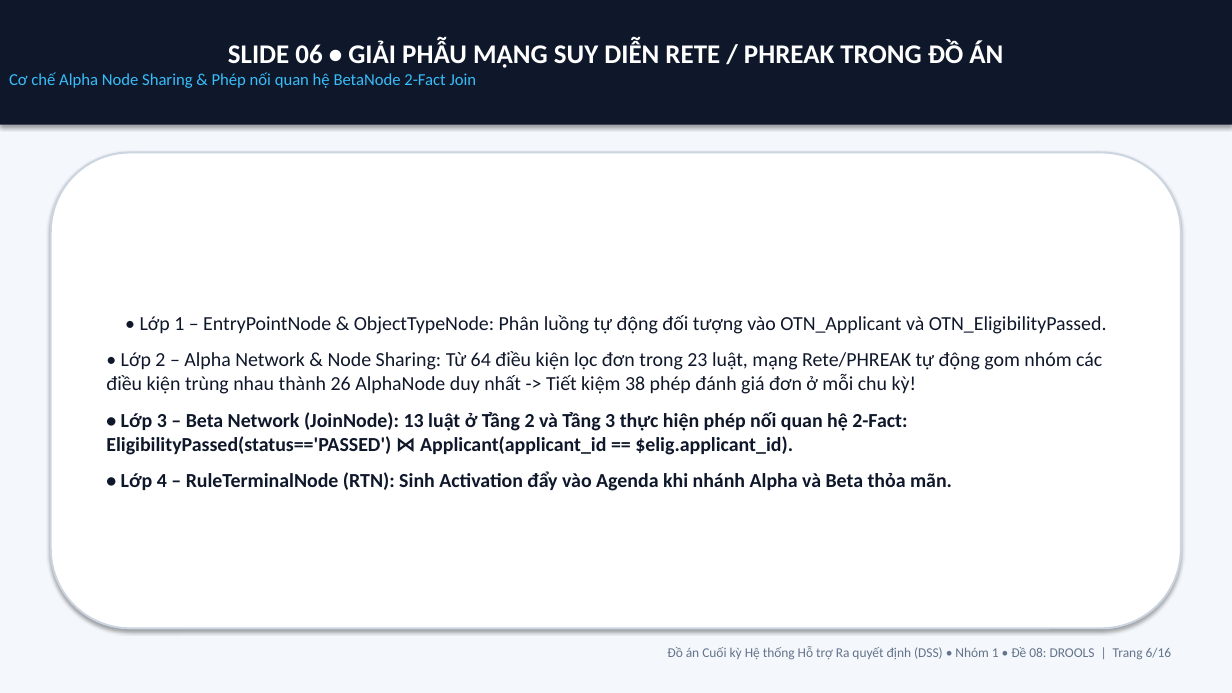
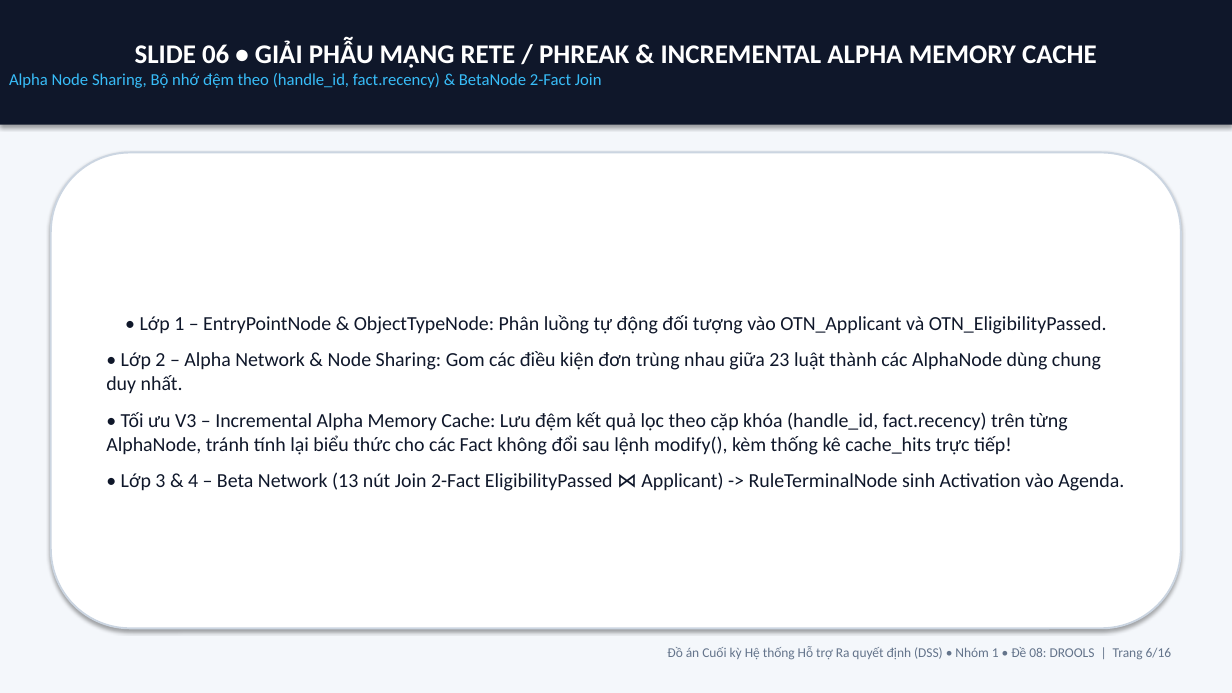
Before and after one commit to Vipwar/dss-nhom1-de08-drools, a slide deck: slide 6 of docs/SLIDE_THUYET_TRINH_DE_08_DROOLS_NHOM_1.pptx. Drawn at 1232x693 pixels with LibreOffice and Linux fonts; fonts in the diff are those of the drawing. Boxes give left, top, right and bottom in pixels: in the first picture for what was removed or moved away, otherwise in the second. Text is boxed around its words. In the diff, an @@ line names an element or a change of style, - is before the commit and + after.

Commit message:
Nang cap V3 Ultimate: SafeASTEvaluator, Alpha Memory Cache, Basel III & Stress-Testing, RFC 4180 CSV, Fuzzing 100 Ho so (28/28 Tests Pass)

```diff
--- a/docs/SLIDE_THUYET_TRINH_DE_08_DROOLS_NHOM_1.pptx
+++ b/docs/SLIDE_THUYET_TRINH_DE_08_DROOLS_NHOM_1.pptx
@@ text in rectangle at <box>9,40,1097,88</box>: text changed @@
-SLIDE 06 • GIẢI PHẪU MẠNG SUY DIỄN RETE / PHREAK TRONG ĐỒ ÁN
-Cơ chế Alpha Node Sharing & Phép nối quan hệ BetaNode 2-Fact Join
+SLIDE 06 • GIẢI PHẪU MẠNG RETE / PHREAK & INCREMENTAL ALPHA MEMORY CACHE
+Alpha Node Sharing, Bộ nhớ đệm theo (handle_id, fact.recency) & BetaNode 2-Fact Join
@@ text in rounded rectangle at <box>106,351,1124,491</box>: text changed; bold off @@
-• Lớp 2 – Alpha Network & Node Sharing: Từ 64 điều kiện lọc đơn trong 23 luật, mạng Rete/PHREAK tự động gom nhóm các điều kiện trùng nhau thành 26 AlphaNode duy nhất -> Tiết kiệm 38 phép đánh giá đơn ở mỗi chu kỳ!
-• Lớp 3 – Beta Network (JoinNode): 13 luật ở Tầng 2 và Tầng 3 thực hiện phép nối quan hệ 2-Fact: EligibilityPassed(status=='PASSED') ⋈ Applicant(applicant_id == $elig.applicant_id).
-• Lớp 4 – RuleTerminalNode (RTN): Sinh Activation đẩy vào Agenda khi nhánh Alpha và Beta thỏa mãn.
+• Lớp 2 – Alpha Network & Node Sharing: Gom các điều kiện đơn trùng nhau giữa 23 luật thành các AlphaNode dùng chung duy nhất.
+• Tối ưu V3 – Incremental Alpha Memory Cache: Lưu đệm kết quả lọc theo cặp khóa (handle_id, fact.recency) trên từng AlphaNode, tránh tính lại biểu thức cho các Fact không đổi sau lệnh modify(), kèm thống kê cache_hits trực tiếp!
+• Lớp 3 & 4 – Beta Network (13 nút Join 2-Fact EligibilityPassed ⋈ Applicant) -> RuleTerminalNode sinh Activation vào Agenda.
```
Also in this commit, not shown: 10 other slides changed, 14 other files.
